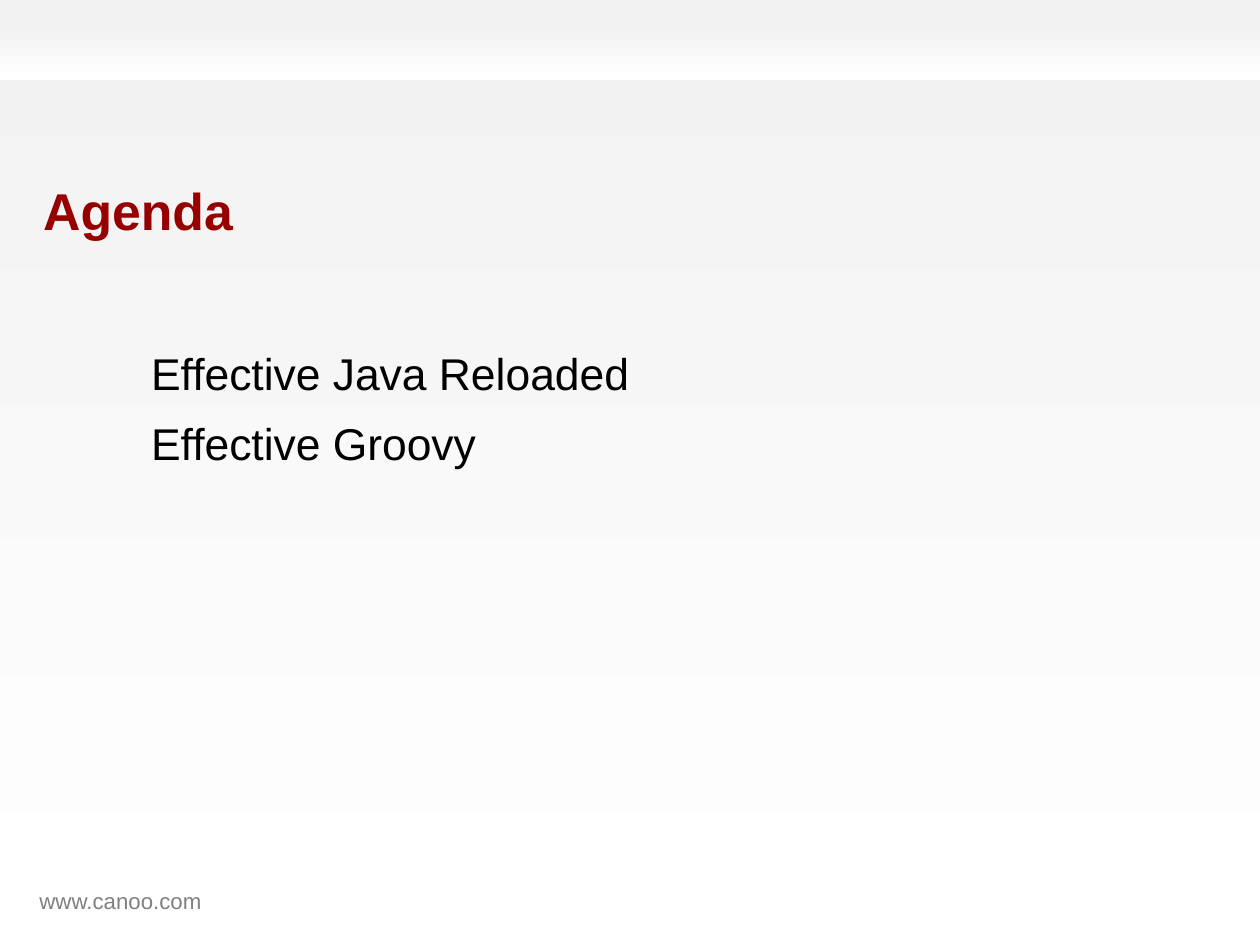
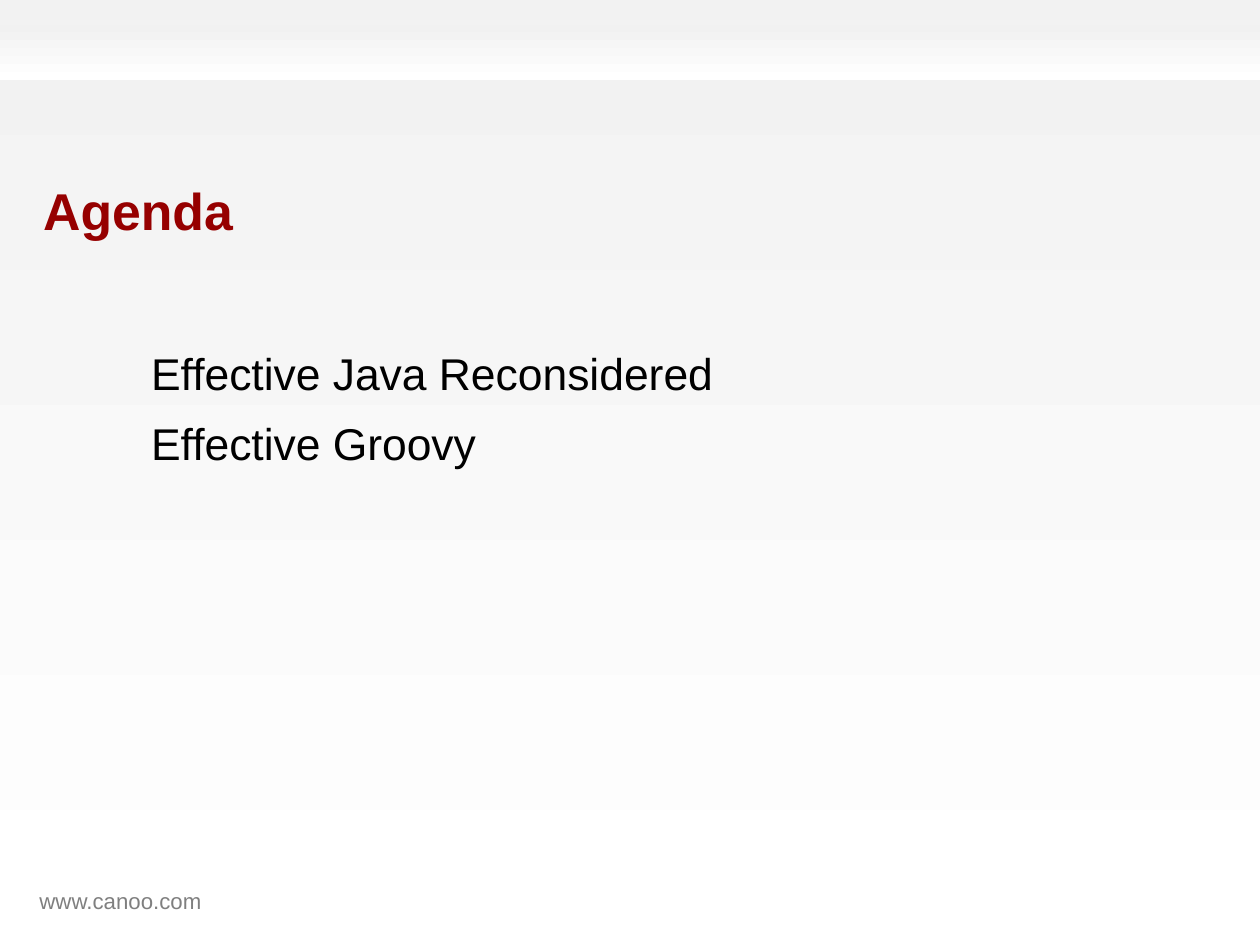
Before and after one commit to HamletDRC/presentations, a slide deck: slide 2 of effectivegroovy/effectivegroovy_gr82011.odp. Drawn at 1260x945 pixels with LibreOffice and Linux fonts; fonts in the diff are those of the drawing; background and template pictures are left out. Boxes give left, top, right and bottom in pixels: in the first picture for what was removed or moved away, otherwise in the second. Text is boxed around its words. In the diff, an @@ line names an element or a change of style, - is before the commit and + after.

Commit message:
big changes to effective groovy before gr8 conf

```diff
--- a/effectivegroovy/effectivegroovy_gr82011.odp
+++ b/effectivegroovy/effectivegroovy_gr82011.odp
@@ subtitle at box(151, 357, 713, 391): text changed @@
-Effective Java Reloaded
+Effective Java Reconsidered
```
Also in this commit, not shown: 6 other slides changed, 49 slides added, 2 slides removed, 7 other files.
